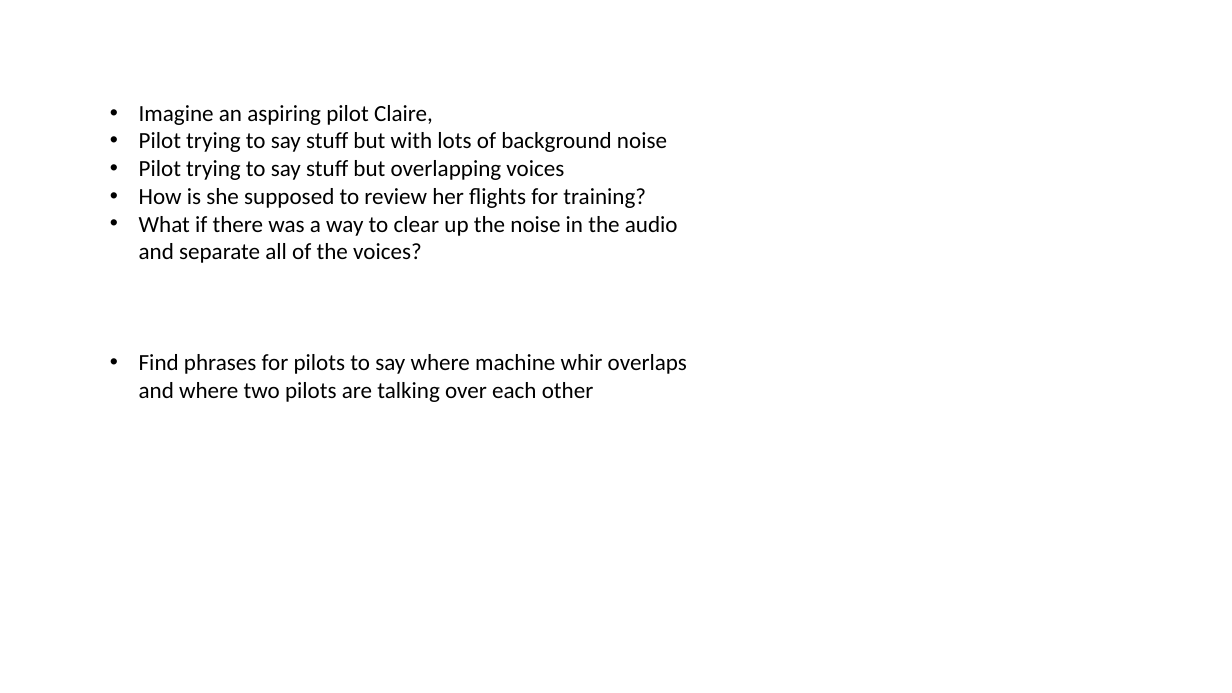
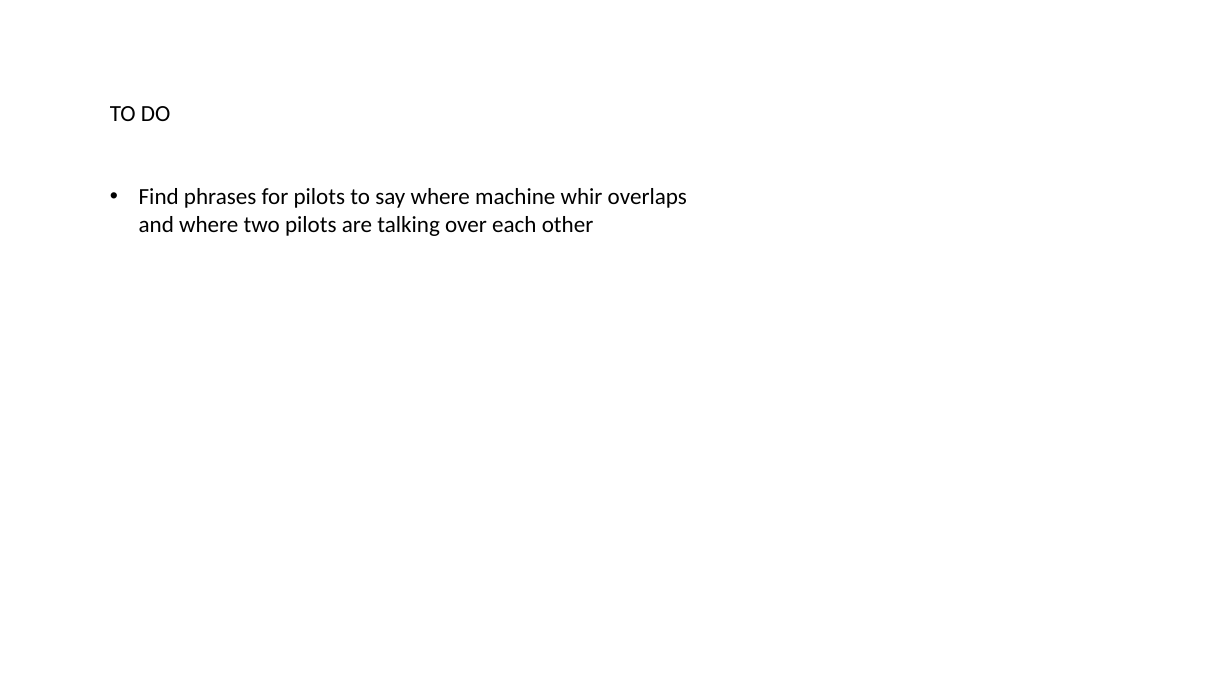
Before and after one commit to daea69twins/voiceseperation, a slide deck: slide 1 of Bi-Weekly Reports/potential video.pptx. Drawn at 1232x693 pixels with LibreOffice and Linux fonts; fonts in the diff are those of the drawing. Boxes give left, top, right and bottom in pixels: in the first picture for what was removed or moved away, otherwise in the second. Text is boxed around its words. In the diff, an @@ line names an element or a change of style, - is before the commit and + after.

```diff
--- a/Bi-Weekly Reports/potential video.pptx
+++ b/Bi-Weekly Reports/potential video.pptx
@@ text at (110, 106, 170, 121): text changed @@
-• Imagine an aspiring pilot Claire,
-• Pilot trying to say stuff but with lots of background noise
-• Pilot trying to say stuff but overlapping voices
-• How is she supposed to review her flights for training?
-• What if there was a way to clear up the noise in the audio and separate all of the voices?
+TO DO
```
Also in this commit, not shown: 1 other slide changed, 15 slides added, 3 slides removed, 1 other file.
